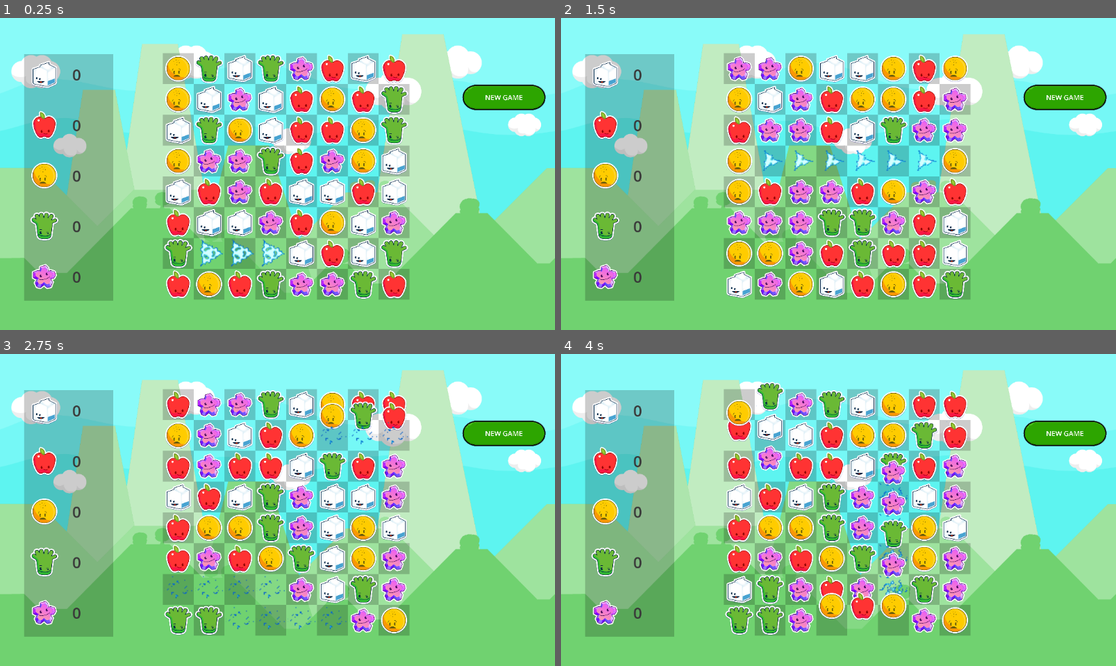
Above: before the commit, frames 1-4 (two rows, left to right).
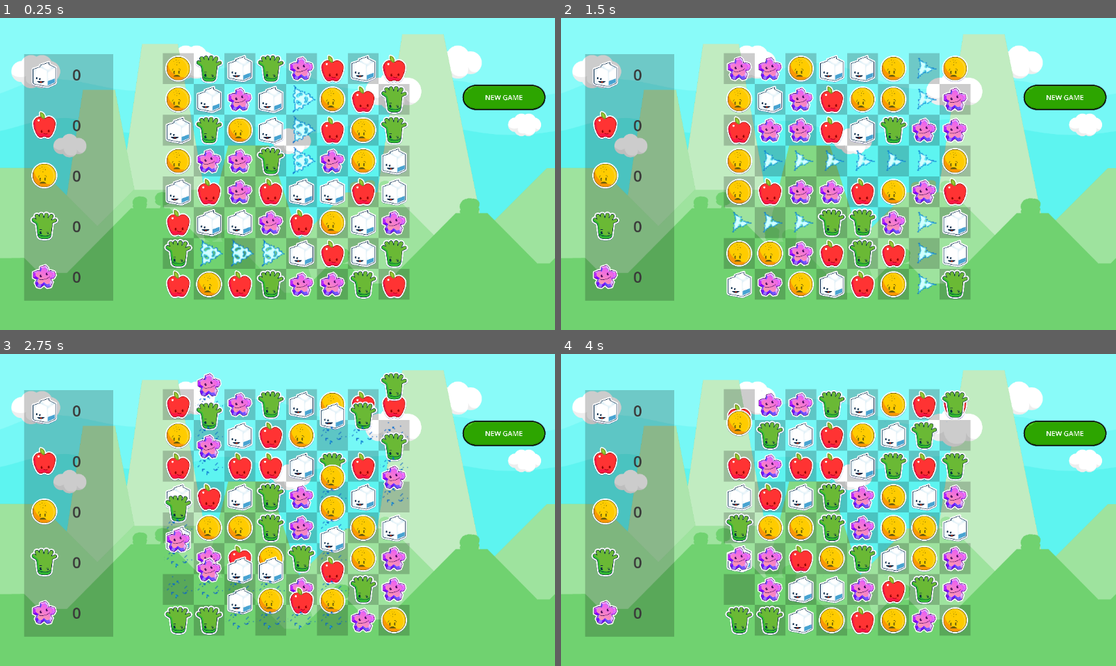
Above: after the commit, the same moments.

Repository: gitbrent/godot-match-3
Game: Godot game, scene res://game.tscn
The game is run twice, just before and just after one commit, with the same random seed, the same clock (stepped at 60 frames per second) and the same inputs.
Inputs (mouse positions are in pixels of both pictures, inside the frame that each line leads up to):
- Up to frame 1 (0.25 s): no input
- Up to frame 2 (1.5 s): click "NEW GAME" at 0.5 s; click "NEW GAME" at 1.25 s
- Up to frame 3 (2.75 s): click "NEW GAME" at 2 s
- Up to frame 4 (4 s): drag from (738, 403) to (894, 441) at 2.77 s; drag from (738, 435) to (810, 572) at 3.52 s

The runs differ from the first frame. In frame 1, 0.9% of the frame differs, in the area x 52-57%, y 21-51%; in frame 2, 2.3%; in frame 3, 7.8%; in frame 4, 8.2%, in the area x 29-74%, y 8-90%.

Commit message:
fixed several bugs

Diff:
--- a/game_board/GameBoard.gd
+++ b/game_board/GameBoard.gd
@@ -14,6 +14,7 @@
 #var explode_me_matched_gems:Array
 var undo_cell_1:GemCell = null
 var undo_cell_2:GemCell = null
+var tweens_running:int = 0
 
 # Called when the node enters the scene tree for the first time.
 func _ready():
@@ -250,6 +251,7 @@
 
 func setup_tween(gem_cell:GemCell, start_pos:Vector2, end_pos:Vector2):
 	gem_cell.global_position = start_pos  # Set initial position right before tweening
+	tweens_running += 1
 	var tween = get_tree().create_tween()
 	tween.tween_property(gem_cell, "global_position", end_pos, Enums.TWEEN_TIME)
 	tween.tween_callback(tween_completed.bind(gem_cell))
@@ -257,20 +259,21 @@
 # STEP 3: Tween complete: clear vars/scan board
 
 func tween_completed(gem_cell:GemCell):
-	#print("[TWEEN-COMPLETE]: ", gem_cell)
-
-	# This method w/b called twice - after each gem is moved
-	if gem_cell == selected_cell_1:
-		selected_cell_1.debug_show_selnum(0)
+	print("[TWEEN-COMPLETE]: (counter="+str(tweens_running)+")", gem_cell)
+	# A: update counter
+	tweens_running -= 1
+
+	# B: clear selections
+	if selected_cell_1:
+		selected_cell_1.debug_show_selnum(0) # DEBUG
 		selected_cell_1 = null
-	elif gem_cell == selected_cell_2:
-		selected_cell_2.debug_show_selnum(0)
+	if selected_cell_2:
+		selected_cell_2.debug_show_selnum(0) # DEBUG
 		selected_cell_2 = null
 
-	# This method w/b called twice - after each gem is moved, only run after BOTH done
-	if not selected_cell_1 and not selected_cell_2:
-		print("CHECK!!")
-		check_board_explode_matches()
+	# C: once all tweens complete, check board
+	if tweens_running == 0:
+		call_deferred("check_board_explode_matches") # let render loop run before examining gems
 
 # STEP 4: Explode first match found, repeat until exhausted
 # Methodology: Just replace type/sprite in existing cells, slide new sprite in and voila
@@ -278,29 +281,32 @@
 # STEP: **NEXT STEP**: Re-check board
 
 func check_board_explode_matches():
-	print("[check_board_explode_matches]: enter")
+	print("[check_board_explode_matches]: ===================================")
+	print("[check_board_explode_matches]: CHECKING BOARD...")
 	var gem_matches = get_first_match_gems()
 	if gem_matches.size() == 0:
-		print("No more matches. Board stable.")
+		print("[check_board_explode_matches]: No more matches. Board stable.")
 		# Reset undo cells or perform other cleanup here.
 		if undo_cell_1 and undo_cell_2:
 			swap_gem_cells(undo_cell_2, undo_cell_1)
 			undo_cell_1 = null
 			undo_cell_2 = null
 	else:
-		print("[check_board_explode_matches]: MATCHES! ", gem_matches)
+		#print("[check_board_explode_matches]: MATCHES! ", gem_matches)
 		explode_refill_gems(gem_matches)
-		# Call self recursively after a delay
-		await get_tree().create_timer(Enums.TWEEN_TIME).timeout
-		check_board_explode_matches()  # Recursively check for more matches
 
 func explode_refill_gems(gem_cells: Array):
-	print("[explode_refill_gems] gems: ", gem_cells)
-	print_ascii_table(gem_cells)
+	print("[explode_refill_gems........]: *EXPLODING* gem_cell count: ", gem_cells.size())
+	#print_ascii_table(gem_cells) # DEBUG
+
 	for gem_cell in gem_cells:
 		var gem_type = GEM_COLORS[randi() % GEM_COLORS.size()]
 		gem_cell.replace_gem(gem_type)  # Replace gem with a random type from defined colors
 		#print("BOOM!!")
+
+	# Recursively check for more matches
+	print("[explode_refill_gems]: done! (calling check_board)...")
+	call_deferred("check_board_explode_matches") # let render loop run before examining gems
 
 # DEBUG
 
